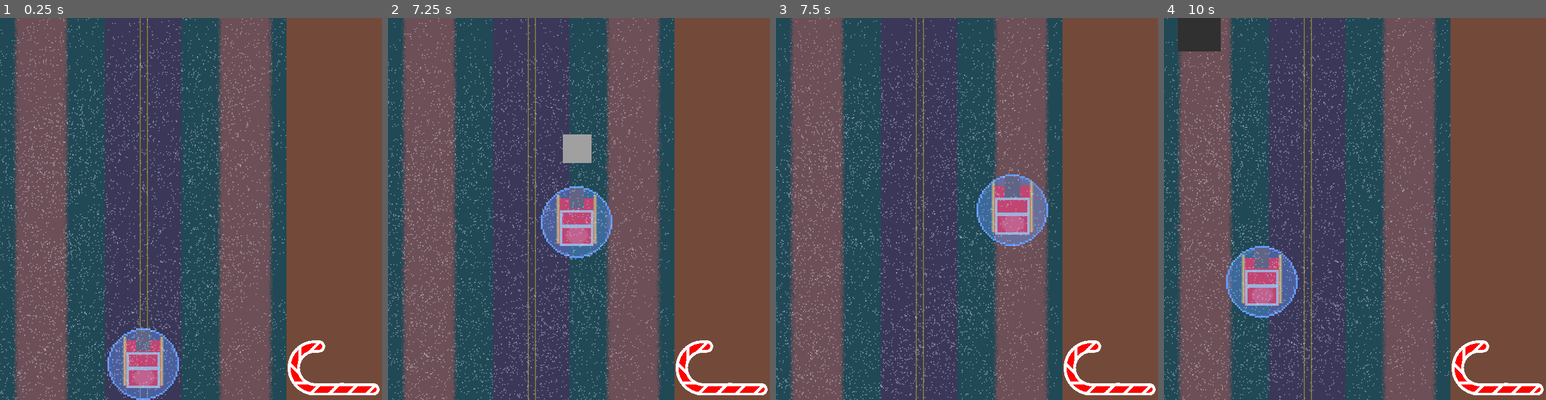
Above: before the commit, frames 1-4 (left to right).
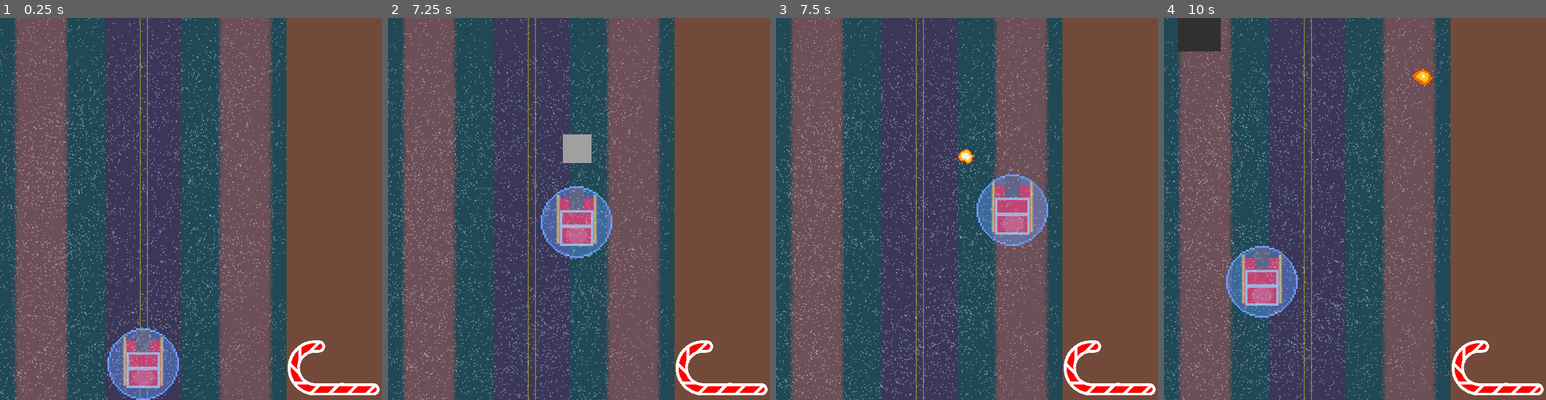
Above: after the commit, the same moments.

Repository: Zoidmania/gdex-2023-winter
Game: Godot game, scene res://stages/stage_north_america.tscn
Two runs of this game, one before a commit and one after it. Both use one fixed random seed, a clock stepped at 60 frames per second and the inputs below. The engine's default icon, where the game draws it, is replaced by a stand-in: a white triangle on a blue panel in a dark square.
Inputs:
- Up to frame 1 (0.25 s): no input
- Up to frame 2 (7.25 s): hold Right (santa_move_right) 0.53-1.28 s; tap Shift (santa_land_or_take_off) every 1.5 s from 0.6 to 6.6 s; hold Down (santa_move_down) 1.28-2.03 s; tap Space (santa_shoot) every 1.5 s from 1.35 to 5.85 s; hold Right (santa_move_right) 2.03-2.78 s; hold Up (santa_move_up) 2.78-3.53 s; hold Left (santa_move_left) 3.53-5.03 s; hold Down (santa_move_down) 5.03-5.78 s; hold Right (santa_move_right) 5.78-6.53 s; hold Up (santa_move_up) from 6.53 s (still down)
- Up to frame 3 (7.5 s): release Up (santa_move_up) at 7.28 s; hold Right (santa_move_right) from 7.28 s (still down); tap Space (santa_shoot) at 7.35 s
- Up to frame 4 (10 s): release Right (santa_move_right) at 8.03 s; hold Down (santa_move_down) 8.03-8.78 s; tap Shift (santa_land_or_take_off) at 8.1, 9.6 s; hold Left (santa_move_left) 8.78-9.53 s; tap Space (santa_shoot) at 8.85 s; hold Up (santa_move_up) from 9.53 s (still down)

Frames 1-2 are identical in both runs. In frame 3, 0.1% of the frame differs, in the area x 47-52%, y 34-39%; in frame 4, 0.2%, in the area x 65-71%, y 13-18%.
Error before the commit: Trying to assign value of type 'Node' to a variable of type 'destroyed_component.gd'. (res://enemies/enemy.gd:20)

Commit message:
make hosue better

Diff:
--- /dev/null
+++ b/src/assets/house/BlueHouse.tscn
@@ -0,0 +1,24 @@
+[gd_scene load_steps=3 format=3 uid="uid://djth6ix641105"]
+
+[ext_resource type="Texture2D" uid="uid://bpyr4yn6e3t0v" path="res://assets/house/blue_house.png" id="1_haoua"]
+
+[sub_resource type="GDScript" id="GDScript_eqf3o"]
+script/source = "extends House
+
+
+# Called when the node enters the scene tree for the first time.
+func _ready():
+    pass # Replace with function body.
+
+
+# Called every frame. 'delta' is the elapsed time since the previous frame.
+func _process(delta):
+    pass
+"
+
+[node name="BlueHouse" type="Node2D"]
+script = SubResource("GDScript_eqf3o")
+
+[node name="BlueHouse" type="Sprite2D" parent="."]
+texture = ExtResource("1_haoua")
+centered = false
--- /dev/null
+++ b/src/assets/house/GreenHouse.tscn
@@ -0,0 +1,21 @@
+[gd_scene load_steps=3 format=3 uid="uid://bhqkhrcyiy0vg"]
+
+[ext_resource type="Texture2D" uid="uid://d0hykm0k46e3w" path="res://assets/house/green_house.png" id="1_hk5dv"]
+
+[sub_resource type="GDScript" id="GDScript_ckhvr"]
+script/source = "extends House
+
+
+# Called when the node enters the scene tree for the first time.
+func _ready():
+    super() # Replace with function body.
+
+
+"
+
+[node name="GreeenHouse" type="Node2D"]
+script = SubResource("GDScript_ckhvr")
+
+[node name="GreenHouse" type="Sprite2D" parent="."]
+texture = ExtResource("1_hk5dv")
+centered = false
--- /dev/null
+++ b/src/assets/house/RedHouse.tscn
@@ -0,0 +1,9 @@
+[gd_scene load_steps=2 format=3 uid="uid://plev4cqu1mfk"]
+
+[ext_resource type="Texture2D" uid="uid://dreixqjl31t6k" path="res://assets/house/house.png" id="1_3uvo5"]
+
+[node name="RedHouse" type="Node2D"]
+
+[node name="House" type="Sprite2D" parent="."]
+texture = ExtResource("1_3uvo5")
+centered = false
--- a/src/assets/house/delivery_house.tscn
+++ b/src/assets/house/delivery_house.tscn
@@ -37,7 +37,7 @@
 [node name="House" type="AnimatedSprite2D" parent="." index="1"]
 sprite_frames = SubResource("SpriteFrames_sbfy5")
 autoplay = "default"
-frame_progress = 0.879031
+frame_progress = 0.143548
 centered = false
 
 [node name="Area2D" type="Area2D" parent="." index="2"]
--- a/src/assets/house/house.tscn
+++ b/src/assets/house/house.tscn
@@ -1,8 +1,13 @@
-[gd_scene load_steps=2 format=3 uid="uid://bsg7q3ew2mbni"]
+[gd_scene load_steps=3 format=3 uid="uid://bsg7q3ew2mbni"]
 
 [ext_resource type="Script" path="res://assets/house/house.gd" id="1_bgkkt"]
+[ext_resource type="Script" path="res://components/move_component.gd" id="2_yjpxm"]
 
 [node name="House" type="Node2D"]
 script = ExtResource("1_bgkkt")
 
 [node name="VisibleOnScreenNotifier2D" type="VisibleOnScreenNotifier2D" parent="."]
+
+[node name="MoveComponent" type="Node" parent="."]
+script = ExtResource("2_yjpxm")
+velocity = Vector2(0, 20)
--- a/src/components/destroyed_component.gd
+++ b/src/components/destroyed_component.gd
@@ -1,5 +1,6 @@
+extends Node
 class_name DestroyedComponent
-extends House
+
 ## Wires up destruction behavior when an actor runs out of health.
 ##
 ## Written by HeartBeast. Amended by Zoidmania.
--- a/src/components/spawner_component.gd
+++ b/src/components/spawner_component.gd
@@ -19,7 +19,8 @@
 func spawn(
     global_spawn_position: Vector2 = global_position,
     parent: Node = get_tree().current_scene,
-    instance: Node = null
+    instance: Node = null,
+    flipped: bool = false
 ) -> Node:
 
     assert(scene is PackedScene, "Error: The scene export was never set on this spawner component.")
--- a/src/enemies/white_goat.tscn
+++ b/src/enemies/white_goat.tscn
@@ -26,6 +26,3 @@
 [node name="CollisionShape2D" type="CollisionShape2D" parent="HurtboxComponent" index="0"]
 shape = SubResource("RectangleShape2D_v1d77")
 debug_color = Color(0.929412, 0.196078, 0.470588, 0.419608)
-
-[node name="StatsComponent" parent="." index="12"]
-health = 3
--- a/src/stages/house_generator.gd
+++ b/src/stages/house_generator.gd
@@ -1,30 +1,42 @@
 extends Node2D
-@onready var delivery_house: DeliveryHouse = $DeliveryHouse
-@onready var red_house = $RedHouse
-@onready var green_house = $GreenHouse
-@onready var blue_house = $BlueHouse
+@onready var delivery_house: SpawnerComponent = $DeliveryHouse
+@onready var red_house: SpawnerComponent = $RedHouse
+@onready var green_house: SpawnerComponent = $GreenHouse
+@onready var blue_house: SpawnerComponent = $BlueHouse
 
 @export var houseTimer: Timer
 @export var sleigh: Sleigh
-@export var spawn_loc: Marker2D
+@export var right_spawn: Marker2D
+@export var left_spawn: Marker2D
 # Called when the node enters the scene tree for the first time.
 func _ready():
-    houseTimer.timeout.connect(spawnHouse) # Replace with function body.
-
+    houseTimer.timeout.connect(spawnRightHouse) # Replace with function body.
+    houseTimer.timeout.connect(spawnLeftHouse)
 
 # Called every frame. 'delta' is the elapsed time since the previous frame.
 func _process(delta):
     pass
 
 
-func spawnHouse() -> void:
+
+func spawnRightHouse() -> void:
     var type = randi_range(1, 10)
     if type == 10:
-        delivery_house.spawn(spawn_loc)
-        delivery_house.lockdown.connect()
+        delivery_house.spawn(right_spawn.global_position, get_tree().current_scene, null, true)
     elif 1 <= type <= 3:
-        red_house.spawn(spawn_loc)
+        red_house.spawn(right_spawn.global_position, get_tree().current_scene, null, true)
     elif 4 <= type <= 6:
-        blue_house.spawn(spawn_loc)
+        blue_house.spawn(right_spawn.global_position, get_tree().current_scene, null, true)
     else:
-        green_house.spawn(spawn_loc)
+        green_house.spawn(right_spawn.global_position, get_tree().current_scene, null, true)
+
+func spawnLeftHouse() -> void:
+    var type = randi_range(1, 10)
+    if type == 10:
+        delivery_house.spawn(left_spawn.global_position, get_tree().current_scene, null)
+    elif 1 <= type <= 3:
+        red_house.spawn(left_spawn.global_position, get_tree().current_scene, null)
+    elif 4 <= type <= 6:
+        blue_house.spawn(left_spawn.global_position, get_tree().current_scene, null)
+    else:
+        green_house.spawn(left_spawn.global_position, get_tree().current_scene, null)
--- a/src/stages/house_generator.tscn
+++ b/src/stages/house_generator.tscn
@@ -2,10 +2,10 @@
 
 [ext_resource type="Script" path="res://stages/house_generator.gd" id="1_c4qdo"]
 [ext_resource type="Script" path="res://components/spawner_component.gd" id="2_d3sog"]
-[ext_resource type="PackedScene" uid="uid://by6l1oicxte2p" path="res://assets/house/delivery_house.tscn" id="3_4v6im"]
-[ext_resource type="PackedScene" uid="uid://4qalv4kpus8r" path="res://assets/house/RedHouse.tscn" id="4_iwed5"]
-[ext_resource type="PackedScene" uid="uid://c73ipjb183jmd" path="res://assets/house/GreenHouse.tscn" id="5_2hhv1"]
-[ext_resource type="PackedScene" uid="uid://lb4o667odgcj" path="res://assets/house/BlueHouse.tscn" id="6_qof4b"]
+[ext_resource type="PackedScene" uid="uid://bi4ct50nogwie" path="res://assets/house/delivery_house.tscn" id="3_4v6im"]
+[ext_resource type="PackedScene" uid="uid://gxpy3518avdu" path="res://assets/house/red_house.tscn" id="4_yihrh"]
+[ext_resource type="PackedScene" uid="uid://cpio7pax60cw1" path="res://assets/house/green_house.tscn" id="5_j37v3"]
+[ext_resource type="PackedScene" uid="uid://bj1t4smrp76kg" path="res://assets/house/blue_house.tscn" id="6_qh2hf"]
 
 [node name="HouseGenerator" type="Node2D"]
 script = ExtResource("1_c4qdo")
@@ -16,12 +16,12 @@
 
 [node name="RedHouse" type="Node2D" parent="."]
 script = ExtResource("2_d3sog")
-scene = ExtResource("4_iwed5")
+scene = ExtResource("4_yihrh")
 
 [node name="GreenHouse" type="Node2D" parent="."]
 script = ExtResource("2_d3sog")
-scene = ExtResource("5_2hhv1")
+scene = ExtResource("5_j37v3")
 
 [node name="BlueHouse" type="Node2D" parent="."]
 script = ExtResource("2_d3sog")
-scene = ExtResource("6_qof4b")
+scene = ExtResource("6_qh2hf")
Renamed: src/blue_house.tscn -> src/assets/house/blue_house.tscn
